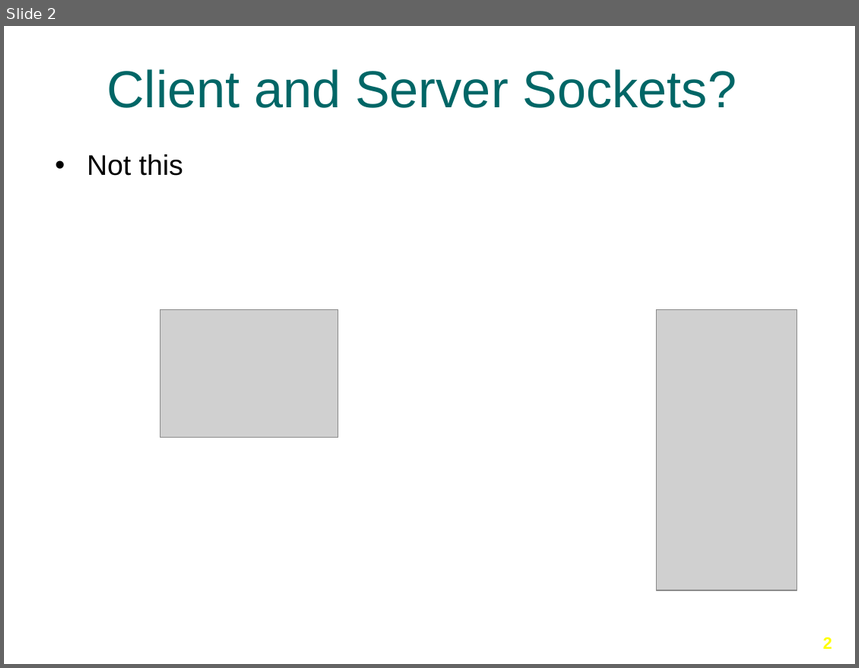
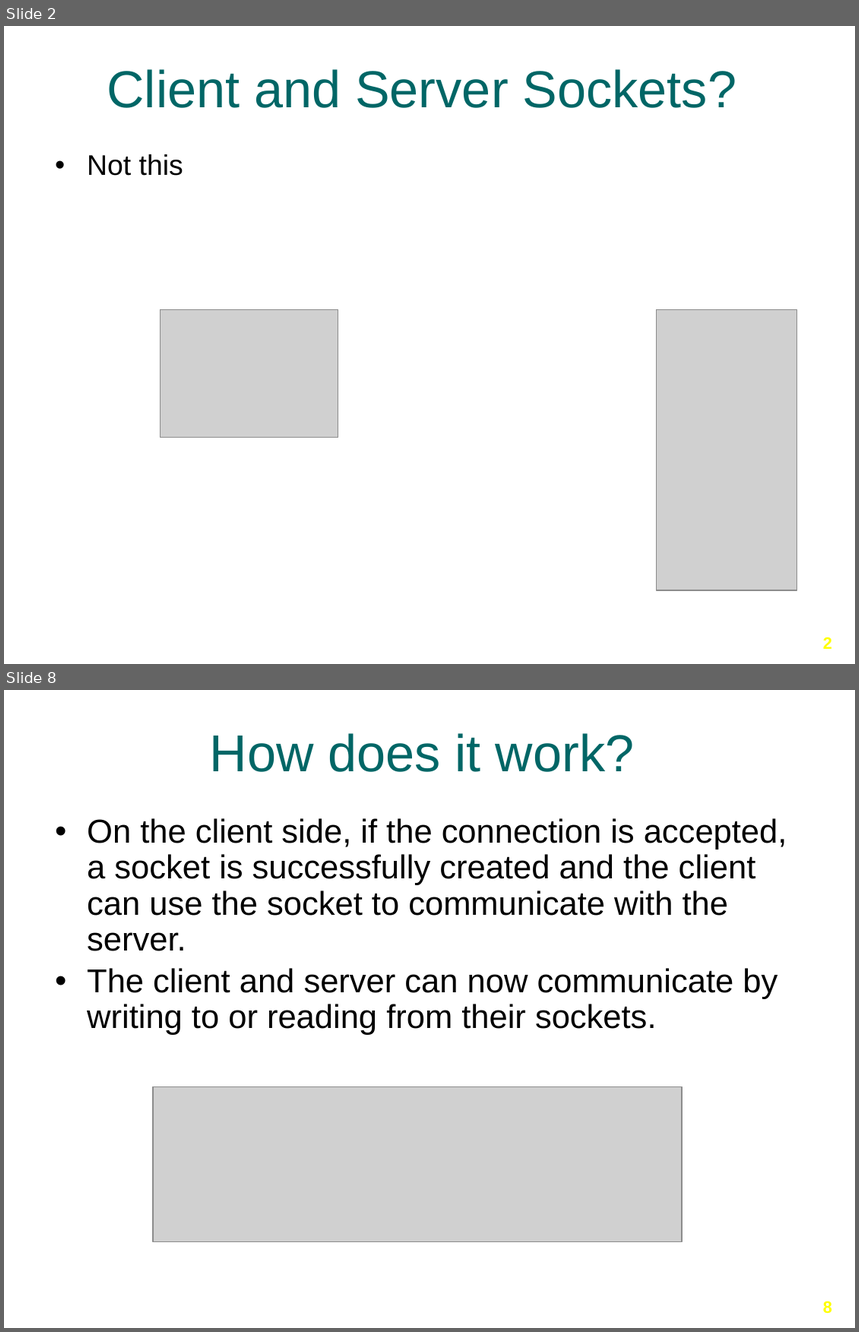
Before and after one commit to Ansilacerda/CIT360-Portfolio, a slide deck: Presentations/Client and Server Sockets/Client-Server-Sockets.pptx. Shown one above the other, each under a label of ours: slide 2 before the commit, slides 2 and 8 after it; the slides between them are not shown. The pictures are 859x668 and 859x1332 pixels, drawn with LibreOffice and Linux fonts; fonts in the diff are those of the drawing; grey boxes stand for pictures; background and template pictures are left out. Boxes give left, top, right and bottom in pixels: in the first picture for what was removed or moved away, otherwise in the second. Text is boxed around its words. In the diff, an @@ line names an element or a change of style, - is before the commit and + after.

```diff
--- a/Presentations/Client and Server Sockets/Client-Server-Sockets.pptx
+++ b/Presentations/Client and Server Sockets/Client-Server-Sockets.pptx
@@ slide 8 added at [4, 690, 855, 1328], background picture (left out) @@
@@ title added at [210, 733, 635, 772], 44 pt, text #006666 @@
+How does it work?
@@ text added at [87, 818, 788, 1035], 28 pt, text #000000 @@
+• On the client side, if the connection is accepted, a socket is successfully created and the client can use the socket to communicate with the server.
+• The client and server can now communicate by writing to or reading from their sockets.
@@ picture added at [153, 1087, 682, 1243] @@
@@ page number added at [823, 1302, 832, 1313], 14 pt, text #FFFF00, bold @@
+8
```
Also in this commit, not shown: 1 slide changed, 8 other slides added, 8 slides removed, 23 other files.
